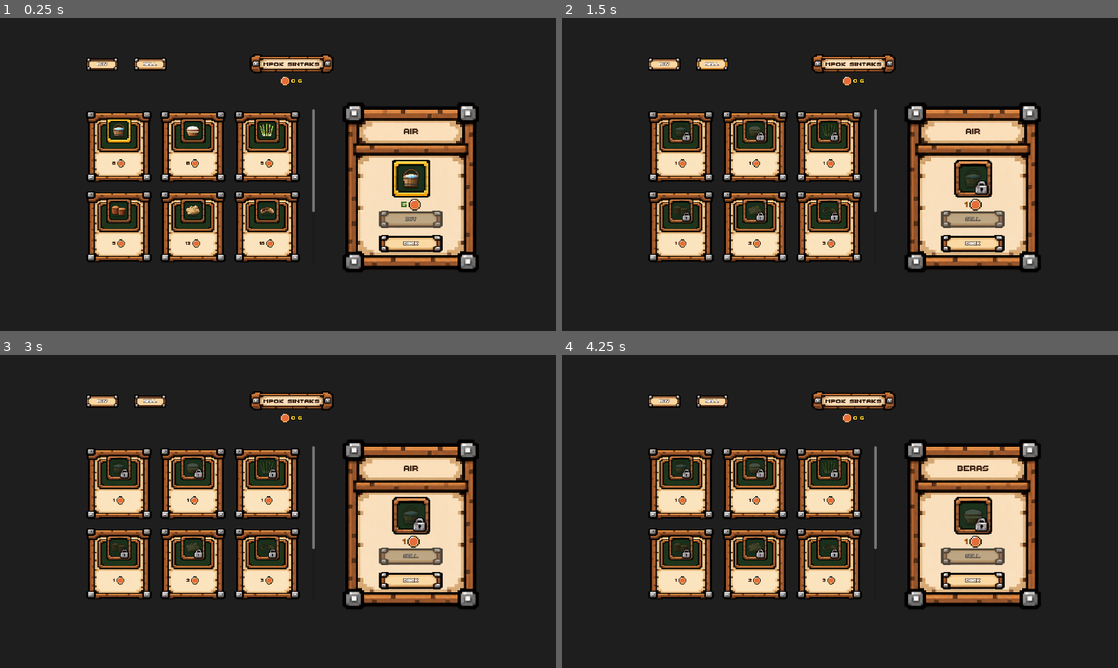
Above: before the commit, frames 1-4 (two rows, left to right).
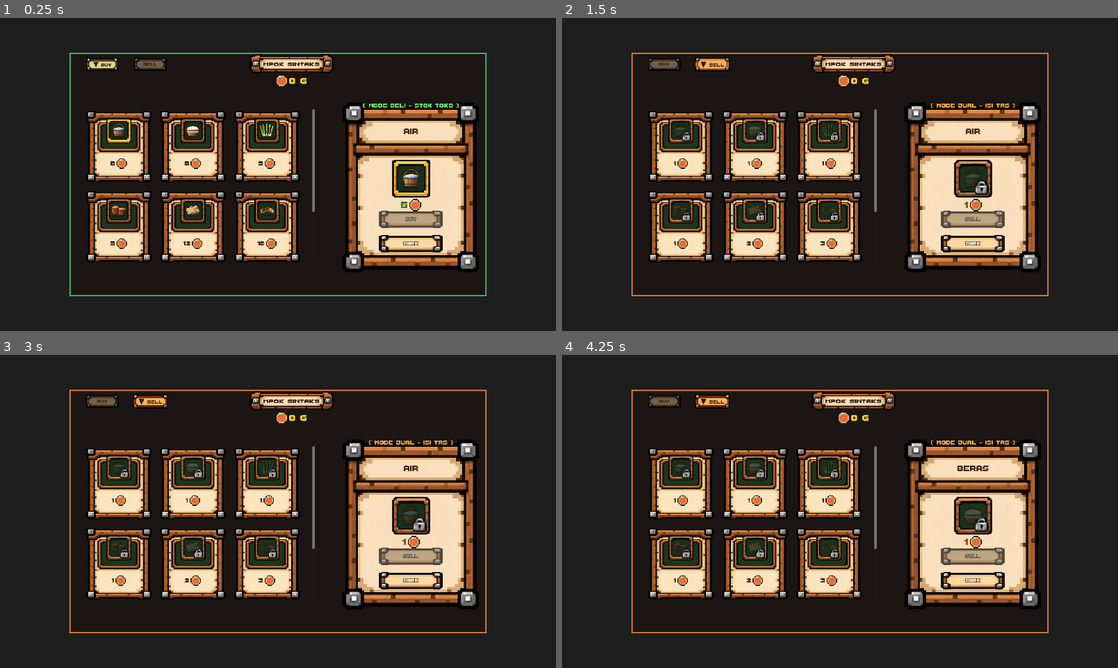
Above: after the commit, the same moments.

Repository: AdhyDa/Syntaxia
Game: Godot game, scene res://system/ui/shop_ui.tscn
The game is run twice, just before and just after one commit, with the same random seed, the same clock (stepped at 60 frames per second) and the same inputs. This scene is started directly instead of the project's main scene.
Inputs (mouse positions are in pixels of both pictures, inside the frame that each line leads up to):
- Up to frame 1 (0.25 s): no input
- Up to frame 2 (1.5 s): click "BUY" (after the commit: "▼ BUY") at 0.5 s; click "SELL" at 1.25 s
- Up to frame 3 (3 s): click "SELL" (after the commit: "▼ SELL") at 2 s; click (116, 483) at 2.77 s
- Up to frame 4 (4.25 s): click (756, 483) at 3.52 s

The runs differ from the first frame. In frame 1, 1.9% of the frame differs, in the area x 12-88%, y 11-89%; in frame 2, 2.0%; in frame 3, 2.0%; in frame 4, 2.0%.

Commit message:
Enhance shop mode visuals
Highlight the active buy or sell tab with distinct colors and a mode label, and tint the shop panel border and action button to match. Increase coin and item price text sizes for better visibility.

Diff:
--- a/system/ui/shop_ui.gd
+++ b/system/ui/shop_ui.gd
@@ -38,6 +38,7 @@
 @onready var btn_action: TextureButton = %BtnAction
 @onready var action_label: Label = %ActionLabel
 @onready var btn_back: TextureButton = %BtnBack
+@onready var container_gelap: PanelContainer = $MainContainer/ContainerGelap
 
 var current_mode: ShopMode = ShopMode.BUY
 var selected_item_id: String = "air"
@@ -45,6 +46,8 @@
 # HBox harga di panel kanan (angka + ikon koin), dibuat dinamis di _ready()
 var _detail_price_hbox: HBoxContainer = null
 var _detail_price_number_lbl: Label = null
+var _mode_indicator_label: Label = null
+var _panel_style: StyleBoxFlat = null
 
 
 func _ready() -> void:
@@ -80,7 +83,7 @@
 
 		_detail_price_number_lbl = Label.new()
 		_detail_price_number_lbl.add_theme_font_override("font", UI_FONT)
-		_detail_price_number_lbl.add_theme_font_size_override("font_size", 42)
+		_detail_price_number_lbl.add_theme_font_size_override("font_size", 48)
 		_detail_price_number_lbl.vertical_alignment = VERTICAL_ALIGNMENT_CENTER
 		_detail_price_number_lbl.text = "0"
 		_detail_price_hbox.add_child(_detail_price_number_lbl)
@@ -90,12 +93,39 @@
 
 		parent_node.add_child(_detail_price_hbox)
 
+	# Duplikasi StyleBoxFlat latar gelap agar border_color bisa diubah dinamis tanpa merusak resource asli
+	if container_gelap:
+		var base_sb = container_gelap.get_theme_stylebox("panel")
+		if base_sb is StyleBoxFlat:
+			_panel_style = base_sb.duplicate()
+			container_gelap.add_theme_stylebox_override("panel", _panel_style)
+
+	# Buat Label Sub-Judul Status Mode di atas box Selected Item (RightPanel)
+	var right_panel = get_node_or_null("MainContainer/PanelsHBox/RightPanel")
+	if right_panel:
+		_mode_indicator_label = Label.new()
+		_mode_indicator_label.add_theme_font_override("font", UI_FONT)
+		_mode_indicator_label.add_theme_font_size_override("font_size", 32)
+		_mode_indicator_label.horizontal_alignment = HORIZONTAL_ALIGNMENT_CENTER
+		_mode_indicator_label.vertical_alignment = VERTICAL_ALIGNMENT_CENTER
+		_mode_indicator_label.anchors_preset = Control.PRESET_CENTER_TOP
+		_mode_indicator_label.anchor_left = 0.5
+		_mode_indicator_label.anchor_right = 0.5
+		_mode_indicator_label.offset_left = -200.0
+		_mode_indicator_label.offset_right = 200.0
+		_mode_indicator_label.offset_top = 40.0 # Posisi tepat di atas nama & box item
+		_mode_indicator_label.offset_bottom = 145.0
+		_mode_indicator_label.add_theme_constant_override("outline_size", 3)
+		_mode_indicator_label.add_theme_color_override("font_outline_color", Color(0.1, 0.08, 0.06, 1.0))
+		right_panel.add_child(_mode_indicator_label)
+
 	# Bekukan kontrol pemain saat berbelanja
 	_freeze_player(true)
 
 	# Default state: Tab BUY aktif dan item pertama "air" terpilih
 	current_mode = ShopMode.BUY
 	selected_item_id = "air"
+	_update_tab_visuals()
 	refresh_ui()
 
 
@@ -121,12 +151,14 @@
 func _on_tab_buy_pressed() -> void:
 	if current_mode != ShopMode.BUY:
 		current_mode = ShopMode.BUY
+		_update_tab_visuals()
 		refresh_ui()
 
 
 func _on_tab_sell_pressed() -> void:
 	if current_mode != ShopMode.SELL:
 		current_mode = ShopMode.SELL
+		_update_tab_visuals()
 		refresh_ui()
 
 
@@ -200,6 +232,87 @@
 	return null
 
 
+## Memperbarui tampilan visual tab BUY dan SELL, border panel, dan sub-judul mode
+func _update_tab_visuals() -> void:
+	if not btn_tab_buy or not btn_tab_sell:
+		return
+
+	var is_buy := (current_mode == ShopMode.BUY)
+
+	# Pastikan pivot_offset di tengah tombol agar pembesaran skala simetris
+	btn_tab_buy.pivot_offset = btn_tab_buy.size / 2.0 if btn_tab_buy.size != Vector2.ZERO else btn_tab_buy.custom_minimum_size / 2.0
+	btn_tab_sell.pivot_offset = btn_tab_sell.size / 2.0 if btn_tab_sell.size != Vector2.ZERO else btn_tab_sell.custom_minimum_size / 2.0
+
+	# 1. Visual Tab BUY
+	if is_buy:
+		btn_tab_buy.scale = Vector2(1.1, 1.1)
+		btn_tab_buy.texture_normal = TEX_TAB_PRESSED
+		btn_tab_buy.modulate = Color(0.88, 1.0, 0.88, 1.0) # Sorotan hijau/emas cerah
+		var col_active := Color("#2b1b12")
+		btn_tab_buy.add_theme_color_override("font_color", col_active)
+		btn_tab_buy.add_theme_color_override("font_hover_color", col_active)
+		btn_tab_buy.add_theme_color_override("font_pressed_color", col_active)
+		var lbl_buy := btn_tab_buy.get_node_or_null("Label")
+		if lbl_buy:
+			lbl_buy.text = "▼ BUY"
+			lbl_buy.add_theme_color_override("font_color", col_active)
+			lbl_buy.add_theme_constant_override("outline_size", 0)
+	else:
+		btn_tab_buy.scale = Vector2(1.0, 1.0)
+		btn_tab_buy.texture_normal = TEX_TAB_NORMAL
+		btn_tab_buy.modulate = Color(0.45, 0.45, 0.45, 1.0) # Redup signifikan
+		var col_inactive := Color("#7a6252")
+		btn_tab_buy.add_theme_color_override("font_color", col_inactive)
+		btn_tab_buy.add_theme_color_override("font_hover_color", col_inactive)
+		btn_tab_buy.add_theme_color_override("font_pressed_color", col_inactive)
+		var lbl_buy := btn_tab_buy.get_node_or_null("Label")
+		if lbl_buy:
+			lbl_buy.text = "BUY"
+			lbl_buy.add_theme_color_override("font_color", col_inactive)
+			lbl_buy.add_theme_constant_override("outline_size", 0)
+
+	# 2. Visual Tab SELL
+	if not is_buy:
+		btn_tab_sell.scale = Vector2(1.1, 1.1)
+		btn_tab_sell.texture_normal = TEX_TAB_PRESSED
+		btn_tab_sell.modulate = Color(1.0, 0.82, 0.60, 1.0) # Sorotan jingga hangat cerah
+		var col_active := Color("#2b1b12")
+		btn_tab_sell.add_theme_color_override("font_color", col_active)
+		btn_tab_sell.add_theme_color_override("font_hover_color", col_active)
+		btn_tab_sell.add_theme_color_override("font_pressed_color", col_active)
+		var lbl_sell := btn_tab_sell.get_node_or_null("Label")
+		if lbl_sell:
+			lbl_sell.text = "▼ SELL"
+			lbl_sell.add_theme_color_override("font_color", col_active)
+			lbl_sell.add_theme_constant_override("outline_size", 0)
+	else:
+		btn_tab_sell.scale = Vector2(1.0, 1.0)
+		btn_tab_sell.texture_normal = TEX_TAB_NORMAL
+		btn_tab_sell.modulate = Color(0.45, 0.45, 0.45, 1.0) # Redup signifikan
+		var col_inactive := Color("#7a6252")
+		btn_tab_sell.add_theme_color_override("font_color", col_inactive)
+		btn_tab_sell.add_theme_color_override("font_hover_color", col_inactive)
+		btn_tab_sell.add_theme_color_override("font_pressed_color", col_inactive)
+		var lbl_sell := btn_tab_sell.get_node_or_null("Label")
+		if lbl_sell:
+			lbl_sell.text = "SELL"
+			lbl_sell.add_theme_color_override("font_color", col_inactive)
+			lbl_sell.add_theme_constant_override("outline_size", 0)
+
+	# 3. Label Sub-Judul Status Mode
+	if _mode_indicator_label:
+		if is_buy:
+			_mode_indicator_label.text = "[ MODE BELI - STOK TOKO ]"
+			_mode_indicator_label.add_theme_color_override("font_color", Color(0.38, 0.92, 0.42, 1.0))
+		else:
+			_mode_indicator_label.text = "[ MODE JUAL - ISI TAS ]"
+			_mode_indicator_label.add_theme_color_override("font_color", Color(1.0, 0.68, 0.22, 1.0))
+
+	# 4. Ubah Warna Garis Tepi (Border) Panel Utama
+	if _panel_style:
+		_panel_style.border_color = Color(0.25, 0.82, 0.42, 1.0) if is_buy else Color(0.95, 0.55, 0.15, 1.0)
+
+
 func refresh_ui() -> void:
 	# 1. Update Tampilan Koin
 	var gold_val: int = QuestManager.current_gold if is_instance_valid(QuestManager) else 0
@@ -207,13 +320,7 @@
 		coin_label.text = "%d G" % gold_val
 
 	# 2. Update Status Visual Tab BUY & SELL
-	if btn_tab_buy and btn_tab_sell:
-		if current_mode == ShopMode.BUY:
-			btn_tab_buy.texture_normal = TEX_TAB_PRESSED
-			btn_tab_sell.texture_normal = TEX_TAB_NORMAL
-		else:
-			btn_tab_buy.texture_normal = TEX_TAB_NORMAL
-			btn_tab_sell.texture_normal = TEX_TAB_PRESSED
+	_update_tab_visuals()
 
 	# 3. Render Kartu Item di Panel Kiri
 	_render_item_cards()
@@ -350,7 +457,7 @@
 			price_val = QuestManager.get_item_sell_price(it_id)
 
 	var price_color := Color(0.24, 0.14, 0.08, 1)
-	var price_hbox := _make_price_hbox(price_val, 24, price_color, Vector2(220, 45), Vector2(10, 165))
+	var price_hbox := _make_price_hbox(price_val, 32, price_color, Vector2(220, 45), Vector2(10, 165))
 	card_btn.add_child(price_hbox)
 
 	# Connect Klik Kartu
@@ -396,7 +503,7 @@
 		# Validasi Tombol BUY: Disabled jika koin kurang ATAU stok tas sudah penuh 5/5
 		var can_buy: bool = (player_gold >= buy_price and current_stock < (PlayerInventory.MAX_STACK if is_instance_valid(PlayerInventory) else 5))
 		btn_action.disabled = not can_buy
-		btn_action.modulate = Color(1, 1, 1, 1) if can_buy else Color(0.65, 0.65, 0.65, 0.7)
+		btn_action.modulate = Color(0.70, 1.0, 0.70, 1.0) if can_buy else Color(0.65, 0.65, 0.65, 0.7)
 		btn_action.mouse_default_cursor_shape = Control.CURSOR_POINTING_HAND if can_buy else Control.CURSOR_ARROW
 	else:
 		# Update HBox harga: angka coklat + ikon koin
@@ -408,5 +515,5 @@
 		# Validasi Tombol SELL: Disabled jika stok di tas 0
 		var can_sell: bool = (current_stock > 0)
 		btn_action.disabled = not can_sell
-		btn_action.modulate = Color(1, 1, 1, 1) if can_sell else Color(0.65, 0.65, 0.65, 0.7)
+		btn_action.modulate = Color(1.0, 0.78, 0.45, 1.0) if can_sell else Color(0.65, 0.65, 0.65, 0.7)
 		btn_action.mouse_default_cursor_shape = Control.CURSOR_POINTING_HAND if can_sell else Control.CURSOR_ARROW
--- a/system/ui/shop_ui.tscn
+++ b/system/ui/shop_ui.tscn
@@ -13,6 +13,14 @@
 [ext_resource type="Texture2D" uid="uid://d2fycqc5qhym5" path="res://content/ui/shop_ui/slot_selected.png" id="12_slot_sel"]
 [ext_resource type="FontFile" uid="uid://bho5xpqfjiwe5" path="res://content/menu/aset_menu/ThaleahFat.ttf" id="13_font"]
 
+[sub_resource type="StyleBoxFlat" id="StyleBoxFlat_ifisb"]
+bg_color = Color(0.101960786, 0.078431375, 0.07058824, 0.84313726)
+border_width_left = 4
+border_width_top = 4
+border_width_right = 4
+border_width_bottom = 4
+border_color = Color(0.23921569, 0.18039216, 0.15686275, 1)
+
 [sub_resource type="AtlasTexture" id="AtlasTexture_coin"]
 atlas = ExtResource("11_coin")
 region = Rect2(0, 0, 10, 10)
@@ -50,6 +58,15 @@
 grow_horizontal = 2
 grow_vertical = 2
 
+[node name="ContainerGelap" type="PanelContainer" parent="MainContainer" unique_id=230171786]
+layout_mode = 1
+anchors_preset = 15
+anchor_right = 1.0
+anchor_bottom = 1.0
+grow_horizontal = 2
+grow_vertical = 2
+theme_override_styles/panel = SubResource("StyleBoxFlat_ifisb")
+
 [node name="TopBar" type="Control" parent="MainContainer" unique_id=1122334455]
 layout_mode = 1
 anchors_preset = 10
@@ -173,7 +190,7 @@
 
 [node name="CoinIcon" type="TextureRect" parent="MainContainer/TopBar/CoinRow" unique_id=1011121314]
 texture_filter = 1
-custom_minimum_size = Vector2(36, 36)
+custom_minimum_size = Vector2(45, 45)
 layout_mode = 2
 texture = SubResource("AtlasTexture_coin")
 expand_mode = 1
@@ -186,7 +203,7 @@
 theme_override_colors/font_outline_color = Color(0, 0, 0, 1)
 theme_override_constants/outline_size = 4
 theme_override_fonts/font = ExtResource("13_font")
-theme_override_font_sizes/font_size = 28
+theme_override_font_sizes/font_size = 47
 text = "0 G"
 vertical_alignment = 1
 
